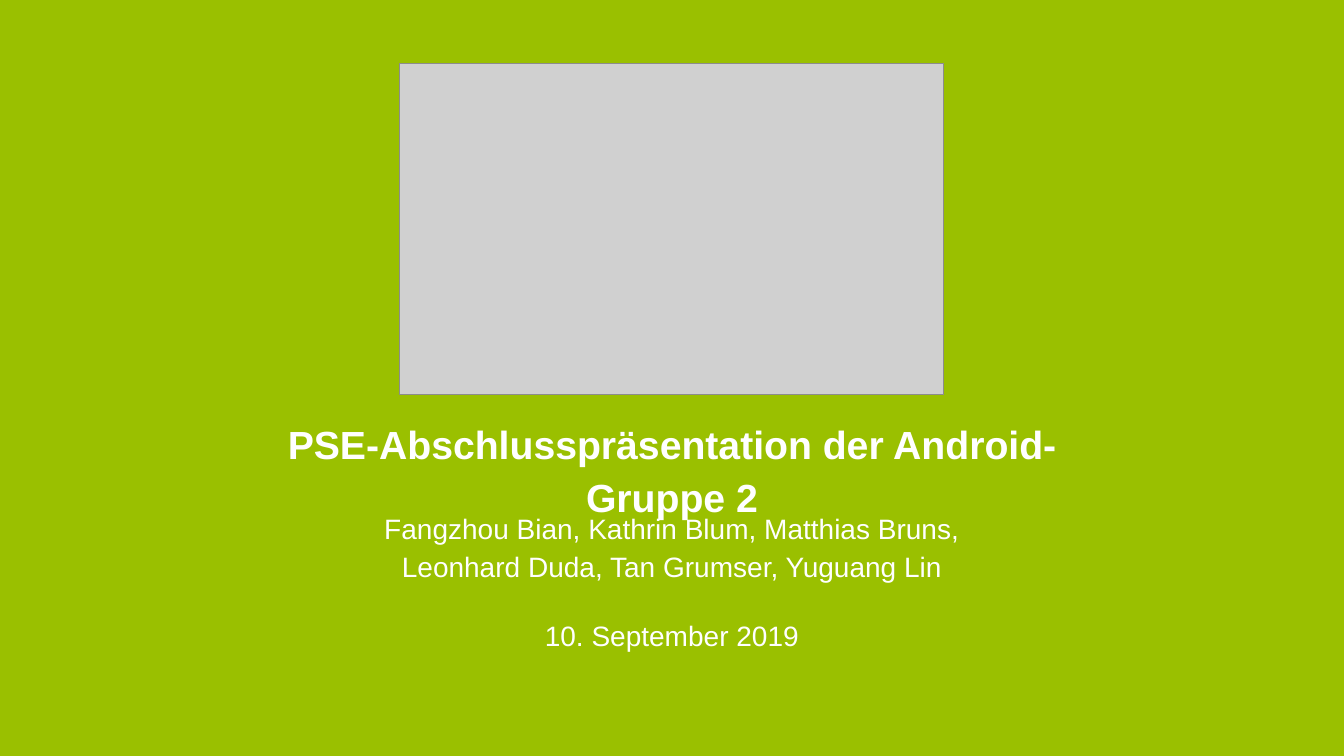
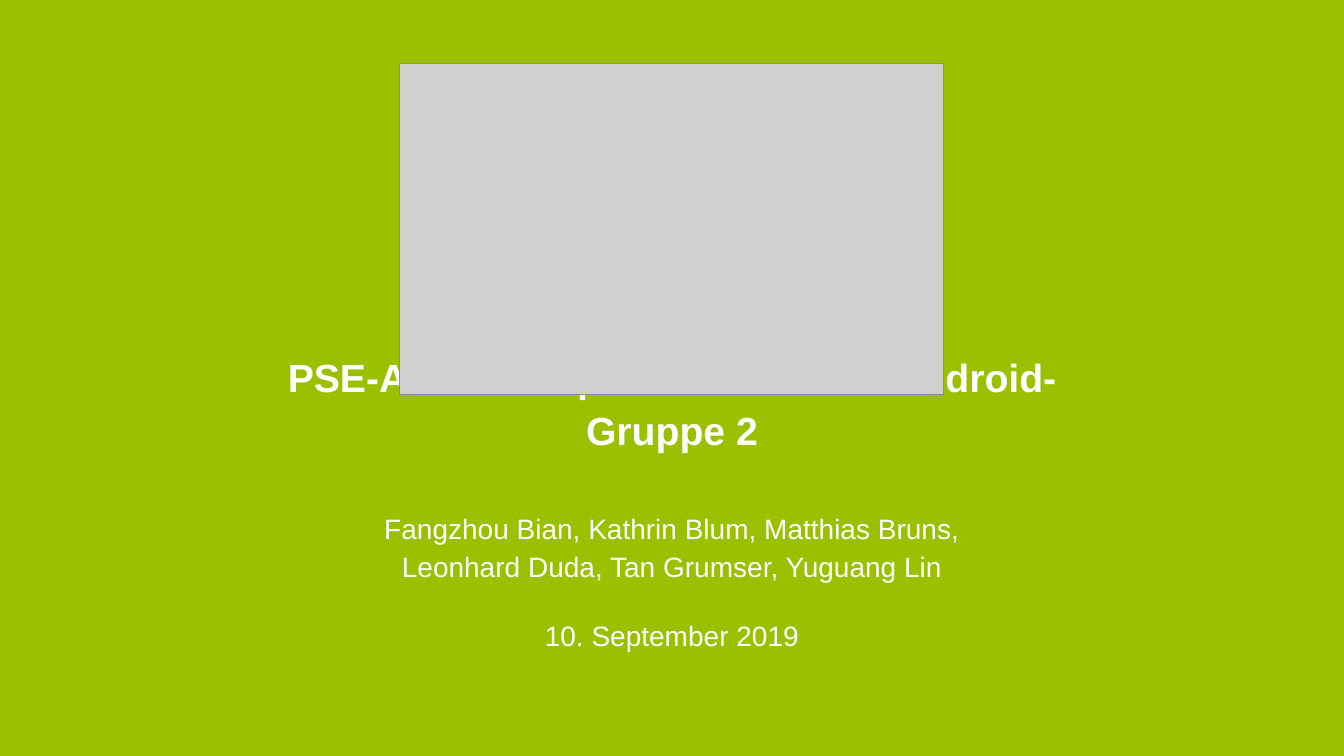
Before and after one commit to itzMatze/PSE-Team02, a slide deck: slide 3 of 5 Präsentation/mensameet_abschluss.pptx (slide 2 before the commit). Drawn at 1344x756 pixels with LibreOffice and Linux fonts; fonts in the diff are those of the drawing; grey boxes stand for pictures. Boxes give left, top, right and bottom in pixels: in the first picture for what was removed or moved away, otherwise in the second. Text is boxed around its words. In the diff, an @@ line names an element or a change of style, - is before the commit and + after.

```diff
--- a/5 Präsentation/mensameet_abschluss.pptx
+++ b/5 Präsentation/mensameet_abschluss.pptx
@@ text "PSE-Abschlusspräsentation der Android-Gruppe 2" moved from (x1=288, y1=430, x2=1056, y2=520) to (x1=288, y1=361, x2=1056, y2=453) @@
```
Also in this commit, not shown: 4 slides added, 2 slides removed.
